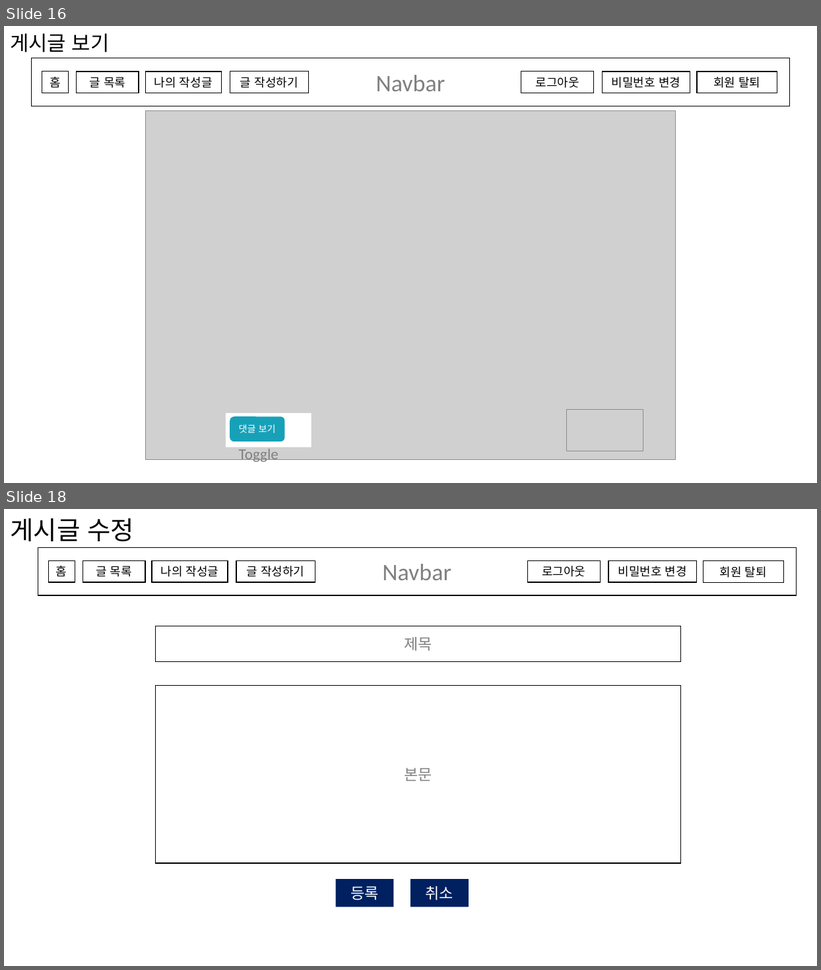
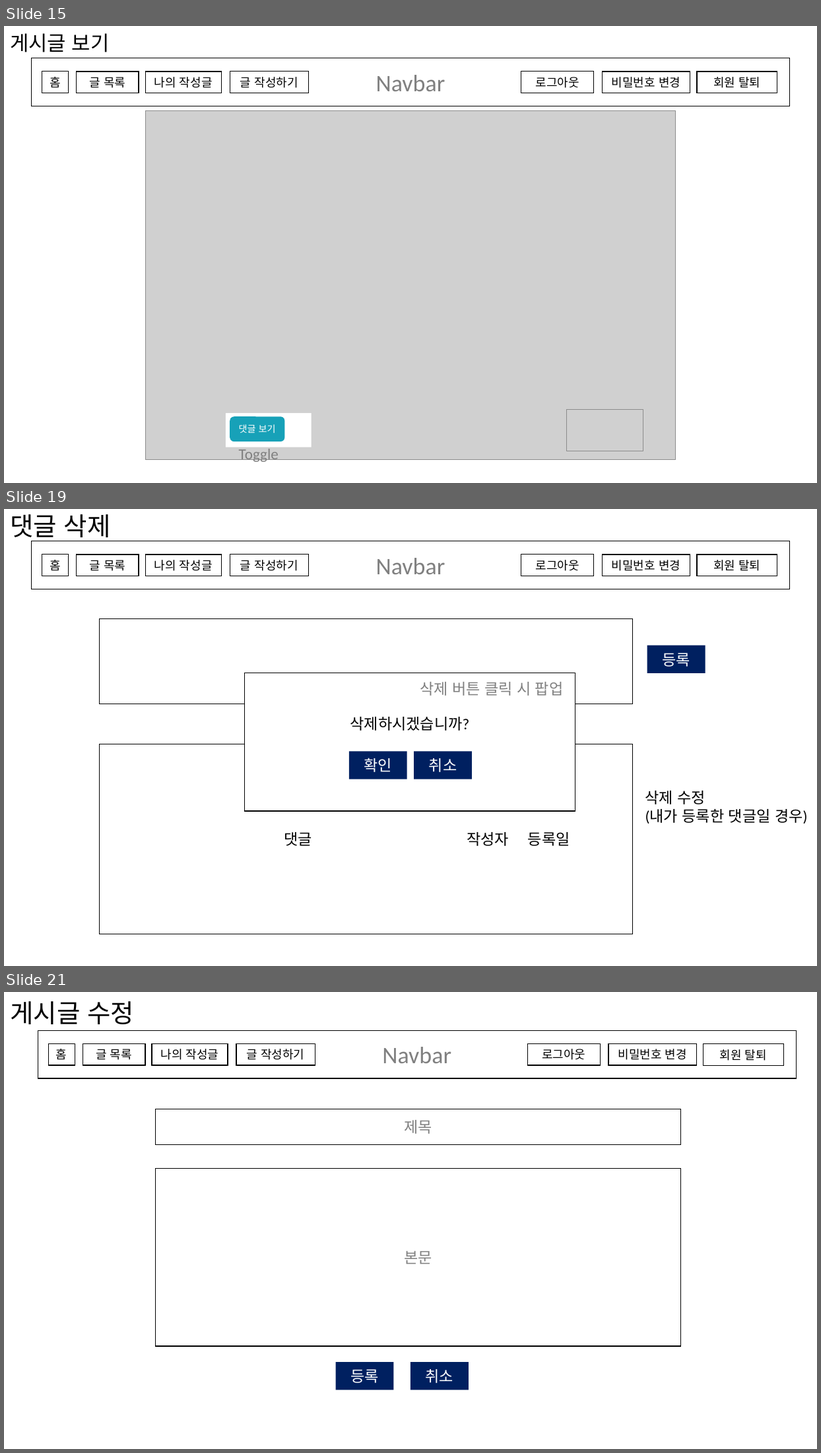
Before and after one commit to haeinmin/jsp-board20201208, a slide deck: WebContent/1차 프로젝트 미리보기.pptx. Shown one above the other, each under a label of ours: slides 16 and 18 before the commit, slides 15, 19 and 21 after it; the slides between them are not shown. The pictures are 821x970 and 821x1453 pixels, drawn with LibreOffice and Linux fonts; fonts in the diff are those of the drawing; grey boxes stand for pictures. Boxes give left, top, right and bottom in pixels: in the first picture for what was removed or moved away, otherwise in the second. Text is boxed around its words. In the diff, an @@ line names an element or a change of style, - is before the commit and + after.

```diff
--- a/WebContent/1차 프로젝트 미리보기.pptx
+++ b/WebContent/1차 프로젝트 미리보기.pptx
@@ slide 19 added at (4,509,817,966), background #FFFFFF @@
@@ title added at (10,514,111,543), 30 pt, text #000000 @@
+댓글 삭제
@@ group added at (32,541,790,590): 8 rectangles @@
+Navbar
+로그아웃
+비밀번호 변경
+홈
+글 목록
+글 작성하기
+회원 탈퇴
+나의 작성글
@@ rectangle added at (99,619,633,704), fill #FFFFFF, outline #000000 1 pt @@
@@ rectangle added at (648,646,706,674), fill #002060, 18 pt, text #FFFFFF @@
+등록
@@ rectangle added at (244,673,575,811), fill #FFFFFF, outline #000000 1 pt, 18 pt, text #000000 @@
+삭제하시겠습니까?
@@ text added at (420,682,564,696), 18 pt, text #808080 @@
+삭제 버튼 클릭 시 팝업
@@ rectangle added at (99,745,633,935), fill #FFFFFF, outline #000000 1 pt, 18 pt, text #000000 @@
+댓글 작성자 등록일
@@ rectangle added at (349,752,407,780), fill #002060, 18 pt, text #FFFFFF @@
+확인
@@ rectangle added at (414,752,472,780), fill #002060, 18 pt, text #FFFFFF @@
+취소
@@ text added at (646,791,807,824), 18 pt, text #000000 @@
+삭제 수정
+(내가 등록한 댓글일 경우)
@@ what was slide 16 is now slide 15 @@
@@ what was slide 18 is now slide 21 @@
```
Also in this commit, not shown: 1 slide changed, 3 other slides added, 1 slide removed.
